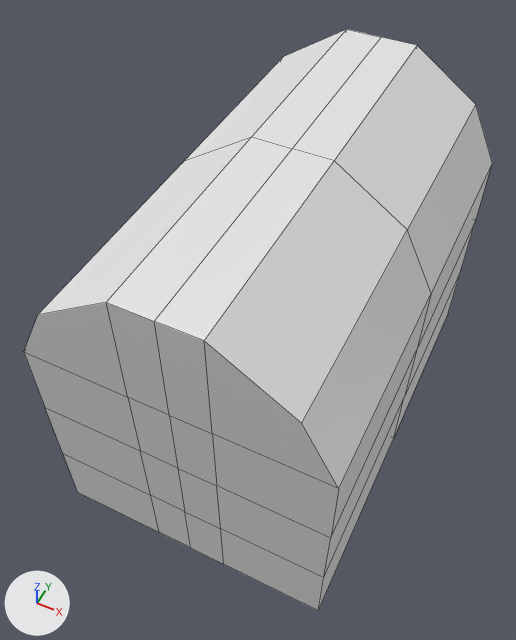
One commit to the Blender file obj_chest_anyaGupta.blend: the scene before it, then after it.
One viewpoint serves both versions: a 50 mm lens placed at (1.86, -4.31, 5.35), pointed at (-0.15, -0.29, 0.33). The axes (+X, +Y, +Z) are drawn at lower left. The lights are the same throughout. The first picture is the older version. Mesh edges are drawn as thin lines.
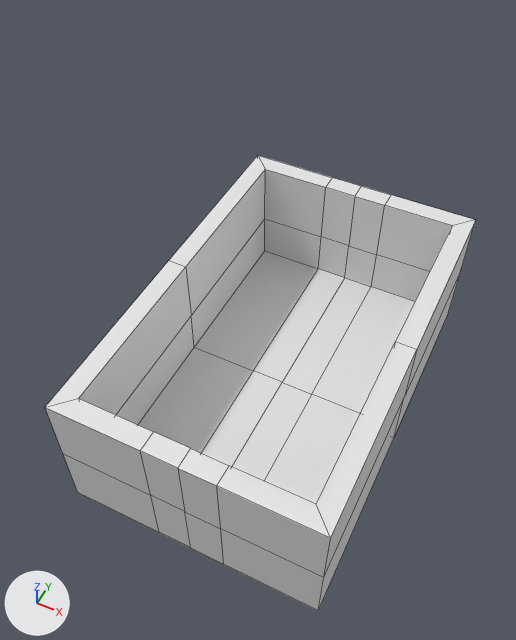
What differs and where, as boxes [x1, y1, x2, y2] in the pictures (516 x 640 px):
'Cube', reshaped, modifiers changed, rescaled (8% narrower, 22% shorter): before [24, 29, 492, 611]; after [45, 155, 476, 611]

The change, as a list of edits to the scene's bpy script:
```text
Change me_cube_002:
    used by ob_cube; location = (0.0, 0.0, 0.0); scale = (1.3, 2.0, 1.1)
    remove me_cube_002.from_pydata(...)  # 24 vertices, 16 faces; spans x -1.0..0.0, y -1.0..0.0, z -1.0..1.91
    add me_cube_002.from_pydata(...)  # 14 vertices, 8 faces; spans x -1.3..0.0, y -2.0..0.0, z -1.1..0.37
    me_cube_002 part 1: the whole mesh is rebuilt
Change ob_cube:
    ob_cube.scale: (1.3, 2.0, 1.1) -> (1.0, 1.0, 1.0)
    add _m = ob_cube.modifiers.new('Solidify', 'SOLIDIFY')
    add _m.thickness = 0.2
    add _m.use_even_offset = True
```
